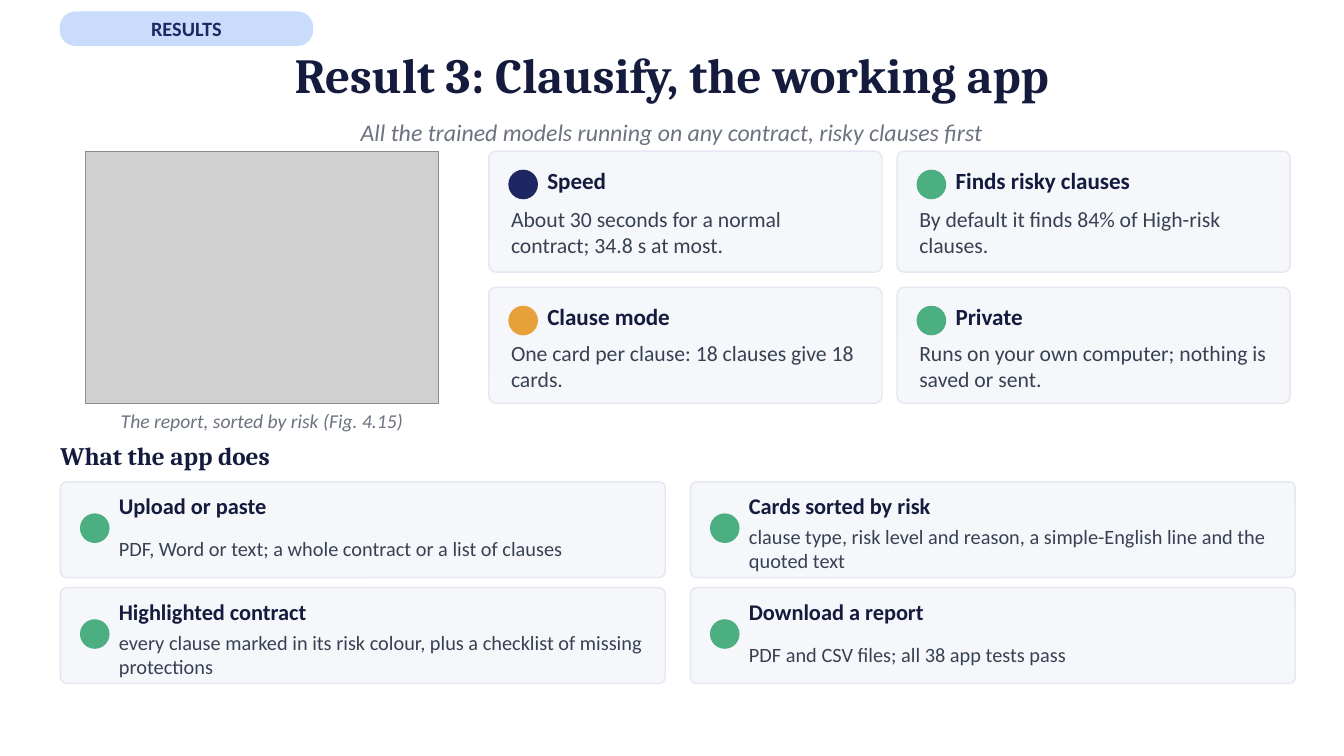
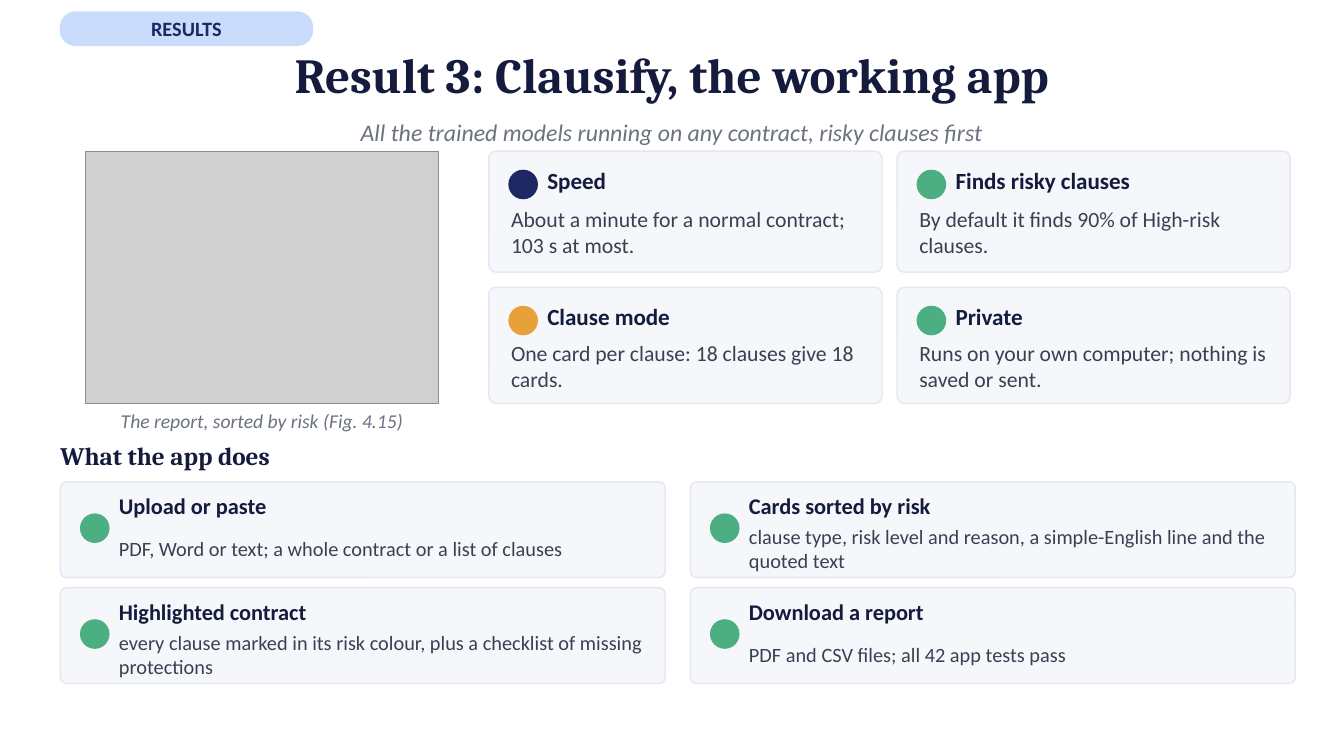
Before and after one commit to afnanmz168/clausify-p3, a slide deck: slide 14 of P25301051-p3-presentation-15-slides.pptx. Drawn at 1344x756 pixels with LibreOffice and Linux fonts; fonts in the diff are those of the drawing; grey boxes stand for pictures. Boxes give left, top, right and bottom in pixels: in the first picture for what was removed or moved away, otherwise in the second. Text is boxed around its words. In the diff, an @@ line names an element or a change of style, - is before the commit and + after.

```diff
--- a/P25301051-p3-presentation-15-slides.pptx
+++ b/P25301051-p3-presentation-15-slides.pptx
@@ text at <box>511,212,845,253</box>: text changed @@
-About 30 seconds for a normal contract; 34.8 s at most.
+About a minute for a normal contract; 103 s at most.
@@ text at <box>919,212,1221,253</box>: text changed @@
-By default it finds 84% of High-risk clauses.
+By default it finds 90% of High-risk clauses.
@@ text at <box>749,648,1065,666</box>: text changed @@
-PDF and CSV files; all 38 app tests pass
+PDF and CSV files; all 42 app tests pass
```
Also in this commit, not shown: 7 other slides changed.
